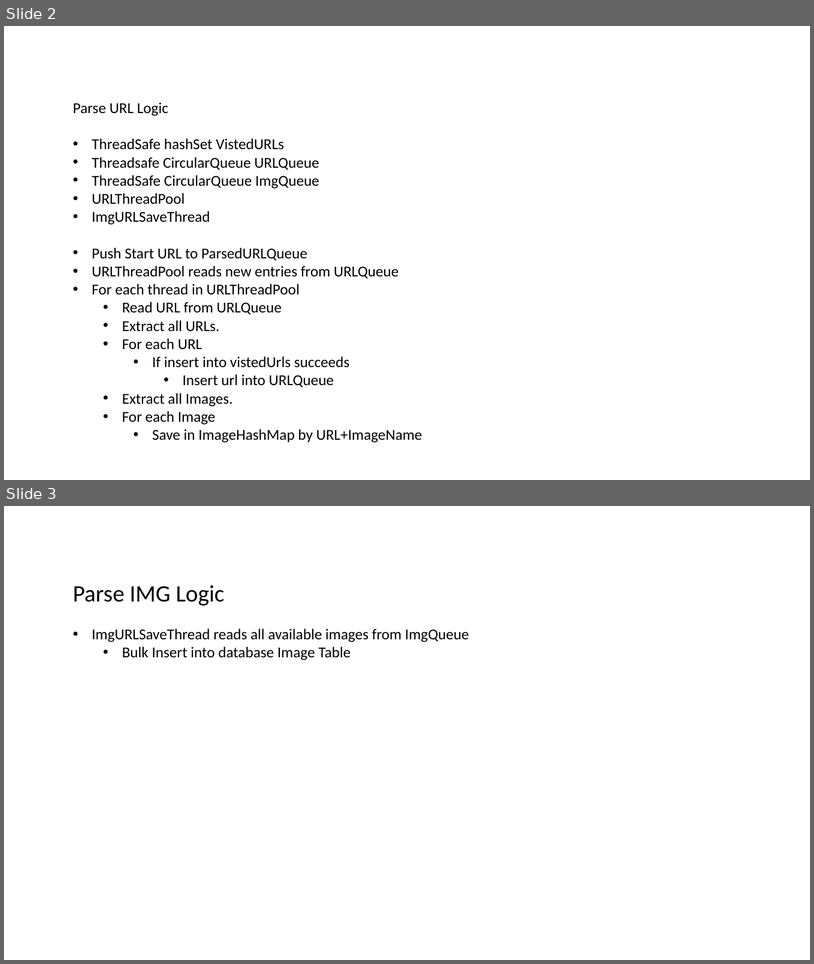
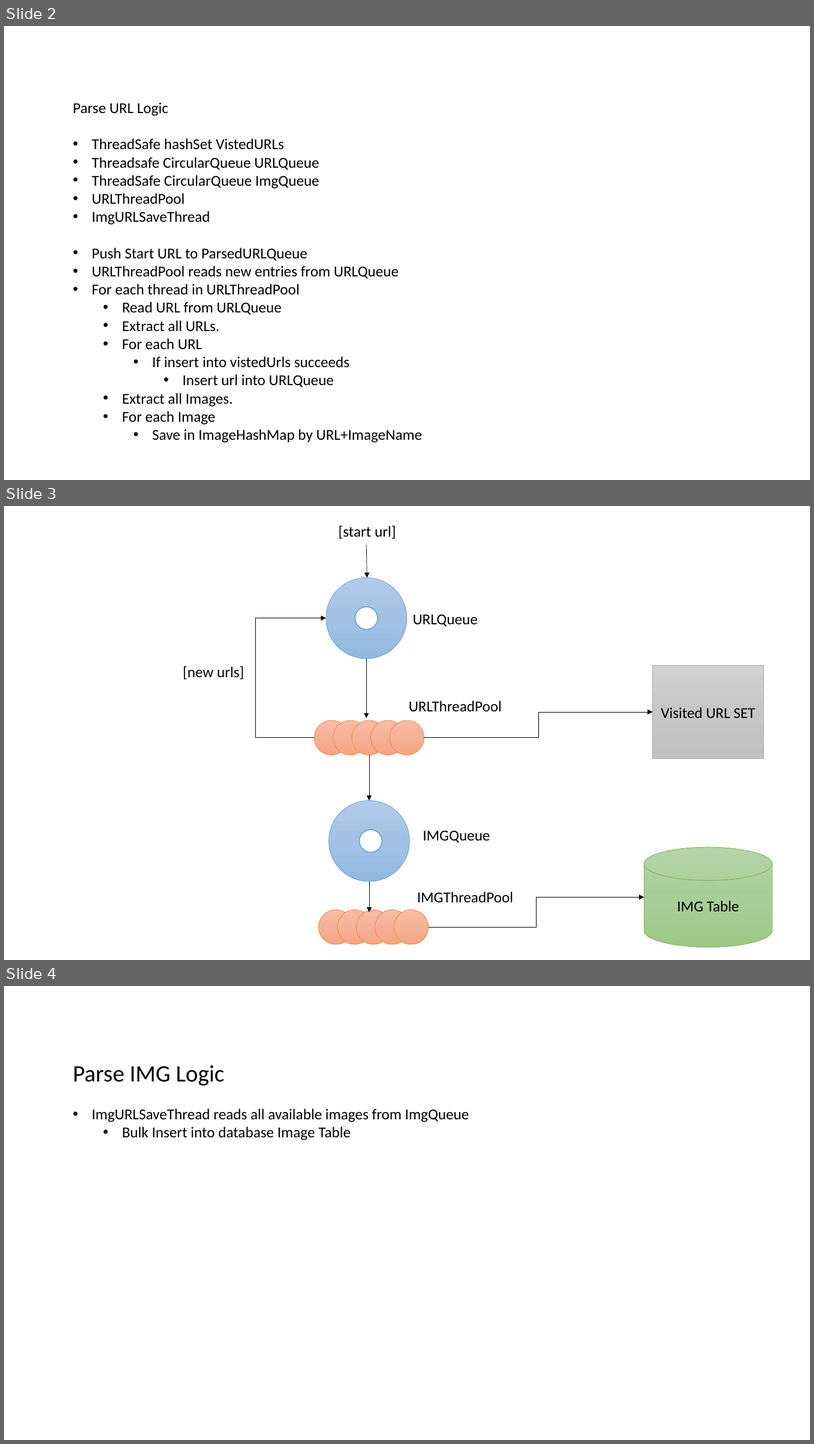
Before and after one commit to datim/squid, a slide deck: docs/design.pptx. Shown one above the other, each under a label of ours: slides 2 and 3 before the commit, slides 2, 3 and 4 after it. The pictures are 814x964 and 814x1444 pixels, drawn with LibreOffice and Linux fonts; fonts in the diff are those of the drawing. Boxes give left, top, right and bottom in pixels: in the first picture for what was removed or moved away, otherwise in the second. Text is boxed around its words. In the diff, an @@ line names an element or a change of style, - is before the commit and + after.

```diff
--- a/docs/design.pptx
+++ b/docs/design.pptx
@@ slide 3 added at [4,506,810,960], background #FFFFFF @@
@@ text added at [339,525,396,539], 18 pt, text #000000 @@
+[start url]
@@ arrow added from (366, 545) to (368, 577), #000000 0.5 pt @@
@@ ellipse added at [326,577,408,658], fill gradient #B1CBE9 to #A3C1E5 to #93B9E4, outline #5B9BD5 0.5 pt @@
@@ ellipse added at [356,606,378,629], fill #FFFFFF, outline #5B9BD5 1 pt @@
@@ elbow arrow added from (314, 738) to (326, 618), #000000 0.5 pt @@
@@ text added at [413,614,478,627], 18 pt, text #000000 @@
+URLQueue
@@ text added at [183,666,244,679], 18 pt, text #000000 @@
+[new urls]
@@ arrow added from (366, 658) to (366, 718), #000000 0.5 pt @@
@@ rectangle added at [653,665,764,758], fill gradient #D2D2D2 to #C8C8C8 to #C0C0C0, outline #A5A5A5 0.5 pt, 18 pt, text #000000 @@
+Visited URL SET
@@ text added at [409,700,502,711], 18 pt, text #000000 @@
+URLThreadPool
@@ ellipse added at [314,720,349,754], fill gradient #F7BDA5 to #F5B196 to #F8A582, outline #ED7D31 0.5 pt @@
@@ ellipse added at [333,720,368,754], fill gradient #F7BDA5 to #F5B196 to #F8A582, outline #ED7D31 0.5 pt @@
@@ ellipse added at [353,720,387,754], fill gradient #F7BDA5 to #F5B196 to #F8A582, outline #ED7D31 0.5 pt @@
@@ ellipse added at [371,720,405,754], fill gradient #F7BDA5 to #F5B196 to #F8A582, outline #ED7D31 0.5 pt @@
@@ ellipse added at [390,720,425,754], fill gradient #F7BDA5 to #F5B196 to #F8A582, outline #ED7D31 0.5 pt @@
@@ elbow arrow added from (425, 738) to (653, 712), #000000 0.5 pt @@
@@ arrow added from (369, 754) to (369, 801), #000000 0.5 pt @@
@@ ellipse added at [329,801,410,882], fill gradient #B1CBE9 to #A3C1E5 to #93B9E4, outline #5B9BD5 0.5 pt @@
@@ ellipse added at [360,829,382,852], fill #FFFFFF, outline #5B9BD5 1 pt @@
@@ text added at [423,830,490,843], 18 pt, text #000000 @@
+IMGQueue
@@ cylinder added at [645,847,773,947], fill gradient #B5D5A7 to #AACE9A to #9CC987, outline #70AD47 0.5 pt, 18 pt, text #000000 @@
+IMG Table
@@ arrow added from (369, 881) to (369, 912), #000000 0.5 pt @@
@@ text added at [417,891,513,902], 18 pt, text #000000 @@
+IMGThreadPool
@@ elbow arrow added from (429, 927) to (645, 897), #000000 0.5 pt @@
@@ ellipse added at [318,910,353,944], fill gradient #F7BDA5 to #F5B196 to #F8A582, outline #ED7D31 0.5 pt @@
@@ ellipse added at [338,910,372,944], fill gradient #F7BDA5 to #F5B196 to #F8A582, outline #ED7D31 0.5 pt @@
@@ ellipse added at [357,910,391,944], fill gradient #F7BDA5 to #F5B196 to #F8A582, outline #ED7D31 0.5 pt @@
@@ ellipse added at [375,910,410,944], fill gradient #F7BDA5 to #F5B196 to #F8A582, outline #ED7D31 0.5 pt @@
@@ ellipse added at [394,910,429,944], fill gradient #F7BDA5 to #F5B196 to #F8A582, outline #ED7D31 0.5 pt @@
@@ what was slide 3 is now slide 4 @@
```
Also in this commit, not shown: 1 slide changed, 2 other files.
